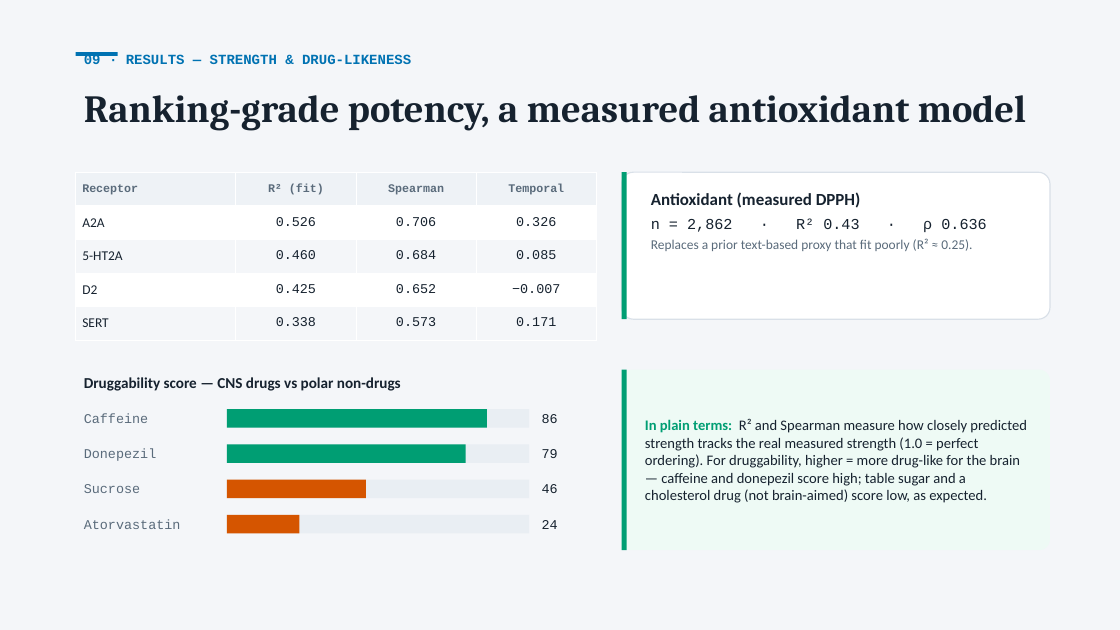
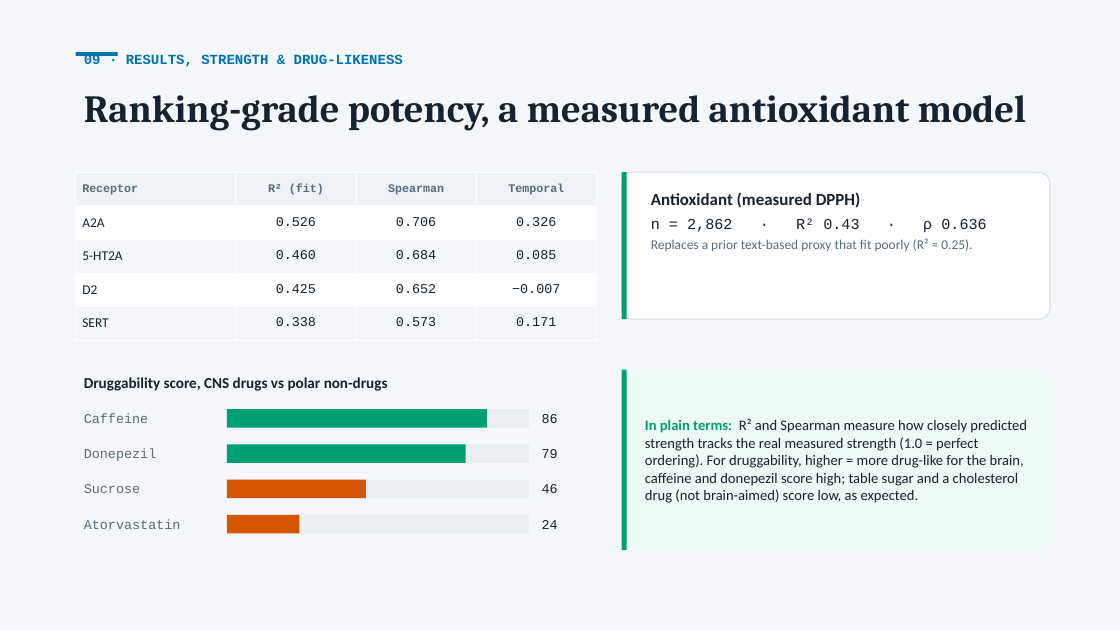
Before and after one commit to krishna-g-999/brainsafe-ai, a slide deck: slide 10 of BrainSafe_AI_Presentation.pptx. Drawn at 1120x630 pixels with LibreOffice and Linux fonts; fonts in the diff are those of the drawing. Boxes give left, top, right and bottom in pixels: in the first picture for what was removed or moved away, otherwise in the second. Text is boxed around its words. In the diff, an @@ line names an element or a change of style, - is before the commit and + after.

```diff
--- a/BrainSafe_AI_Presentation.pptx
+++ b/BrainSafe_AI_Presentation.pptx
@@ text at box(84, 54, 403, 69): text changed @@
-09 · RESULTS — STRENGTH & DRUG-LIKENESS
+09 · RESULTS, STRENGTH & DRUG-LIKENESS
@@ text at box(84, 377, 388, 391): text changed @@
-Druggability score — CNS drugs vs polar non-drugs
+Druggability score, CNS drugs vs polar non-drugs
@@ text at box(645, 418, 1027, 503): text changed @@
-In plain terms: R² and Spearman measure how closely predicted strength tracks the real measured strength (1.0 = perfect ordering). For druggability, higher = more drug-like for the brain — caffeine and donepezil score high; table sugar and a cholesterol drug (not brain-aimed) score low, as expected.
+In plain terms: R² and Spearman measure how closely predicted strength tracks the real measured strength (1.0 = perfect ordering). For druggability, higher = more drug-like for the brain, caffeine and donepezil score high; table sugar and a cholesterol drug (not brain-aimed) score low, as expected.
```
Also in this commit, not shown: 15 other slides changed, 19 other files.
